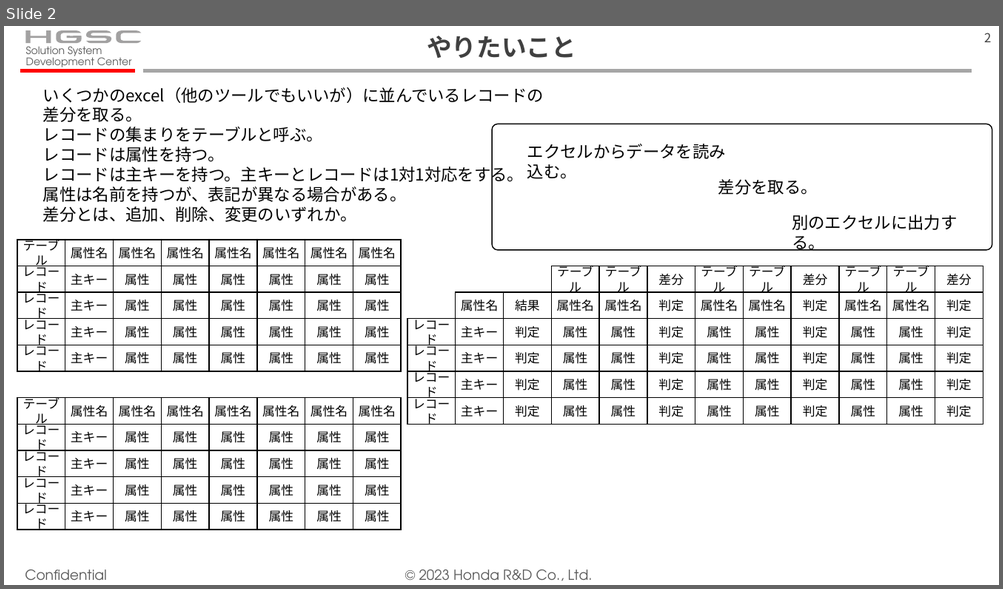
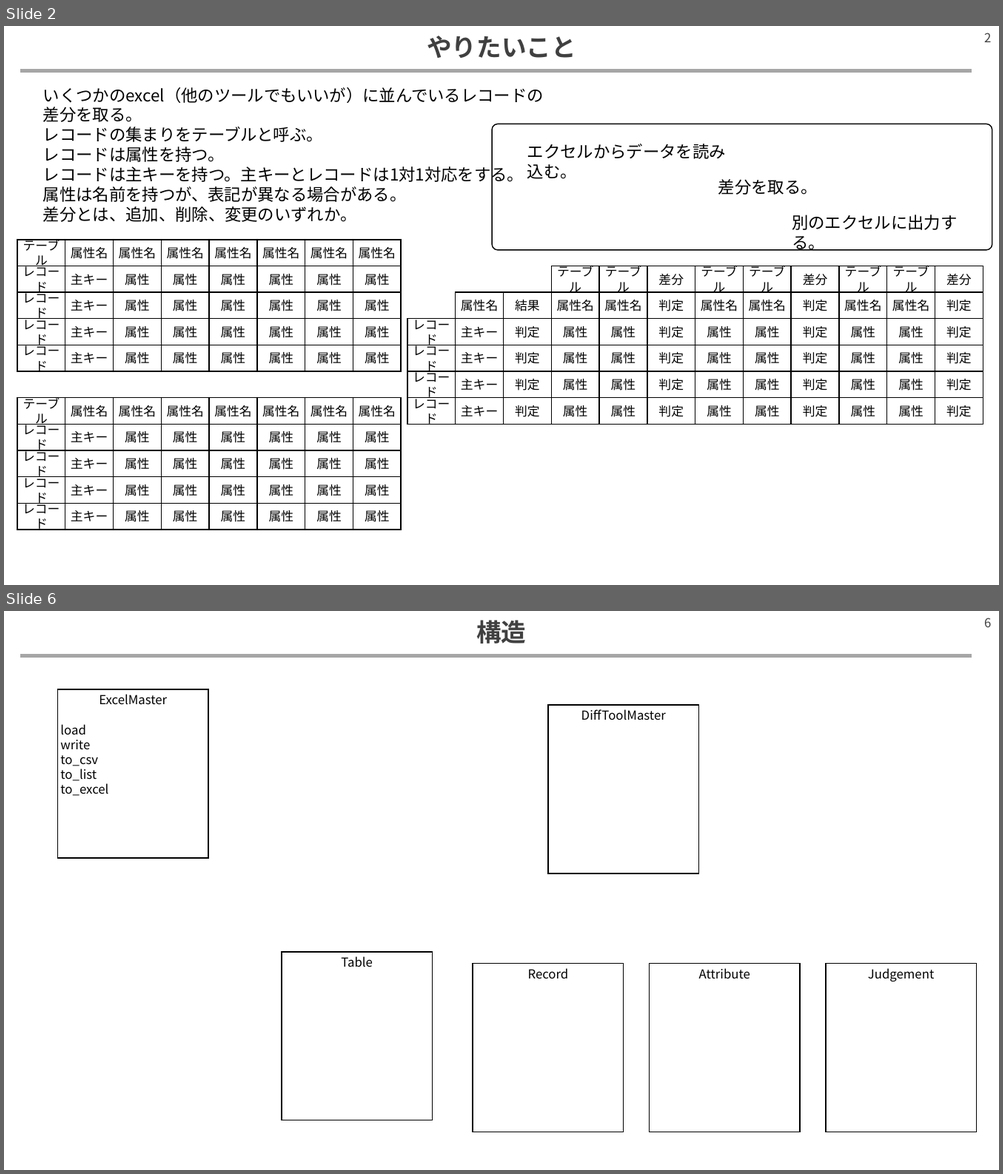
Before and after one commit to hitsuji-ga-u/diff-tools, a slide deck: sample/memo.pptx. Shown one above the other, each under a label of ours: slide 2 before the commit, slides 2 and 6 after it; the slides between them are not shown. The pictures are 1003x589 and 1003x1174 pixels, drawn with LibreOffice and Linux fonts; fonts in the diff are those of the drawing. Boxes give left, top, right and bottom in pixels: in the first picture for what was removed or moved away, otherwise in the second. Text is boxed around its words. In the diff, an @@ line names an element or a change of style, - is before the commit and + after.

```diff
--- a/sample/memo.pptx
+++ b/sample/memo.pptx
@@ slide 6 added at bbox=[4, 611, 999, 1170], background #FFFFFF; not listed: 2 template elements that a slide beside it also shows @@
@@ title added at bbox=[476, 620, 526, 644], 24 pt, text #404040, bold @@
+構造
@@ rectangle added at bbox=[58, 689, 208, 858], fill #FFFFFF, outline #000000 1 pt, 12 pt, text #000000 @@
+ExcelMaster
+load
+write
+to_csv
+to_list
+to_excel
@@ rectangle added at bbox=[548, 705, 699, 874], fill #FFFFFF, outline #000000 1 pt, 12 pt, text #000000 @@
+DiffToolMaster
@@ rectangle added at bbox=[282, 952, 432, 1121], fill #FFFFFF, outline #000000 1 pt, 12 pt, text #000000 @@
+Table
@@ rectangle added at bbox=[472, 964, 623, 1133], fill #FFFFFF, outline #000000 1 pt, 12 pt, text #000000 @@
+Record
@@ rectangle added at bbox=[649, 964, 800, 1133], fill #FFFFFF, outline #000000 1 pt, 12 pt, text #000000 @@
+Attribute
@@ rectangle added at bbox=[825, 964, 976, 1133], fill #FFFFFF, outline #000000 1 pt, 12 pt, text #000000 @@
+Judgement
@@ slide 2 changed as well @@
@@ text removed at bbox=[26, 46, 132, 71] @@
-Solution System
-Development Center
@@ group removed at bbox=[25, 30, 142, 43]: 4 freeform shapes, 3 rectangles @@
@@ line moved from (143, 70) - (972, 70) to (20, 70) - (972, 70) @@
@@ line removed from (20, 70) to (135, 70) @@
@@ text removed at bbox=[25, 570, 107, 580] @@
-Confidential
@@ text removed at bbox=[419, 570, 592, 582] @@
-© 2023 Honda R&D Co., Ltd.
```
Also in this commit, not shown: 2 other slides changed, 2 other slides added, 2 slides removed, 3 other files.
